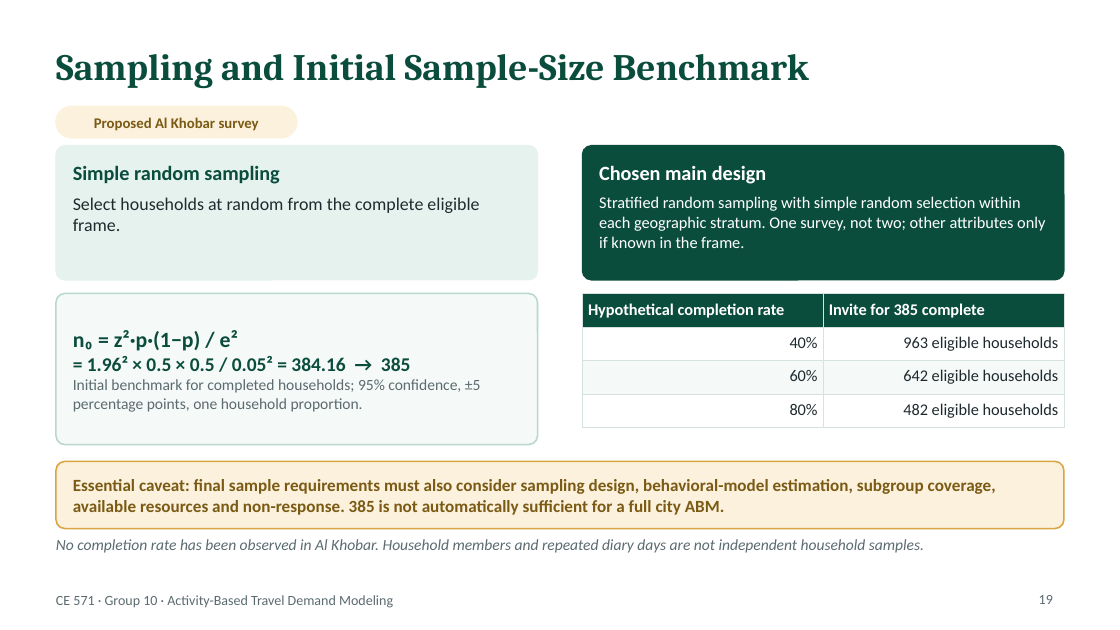
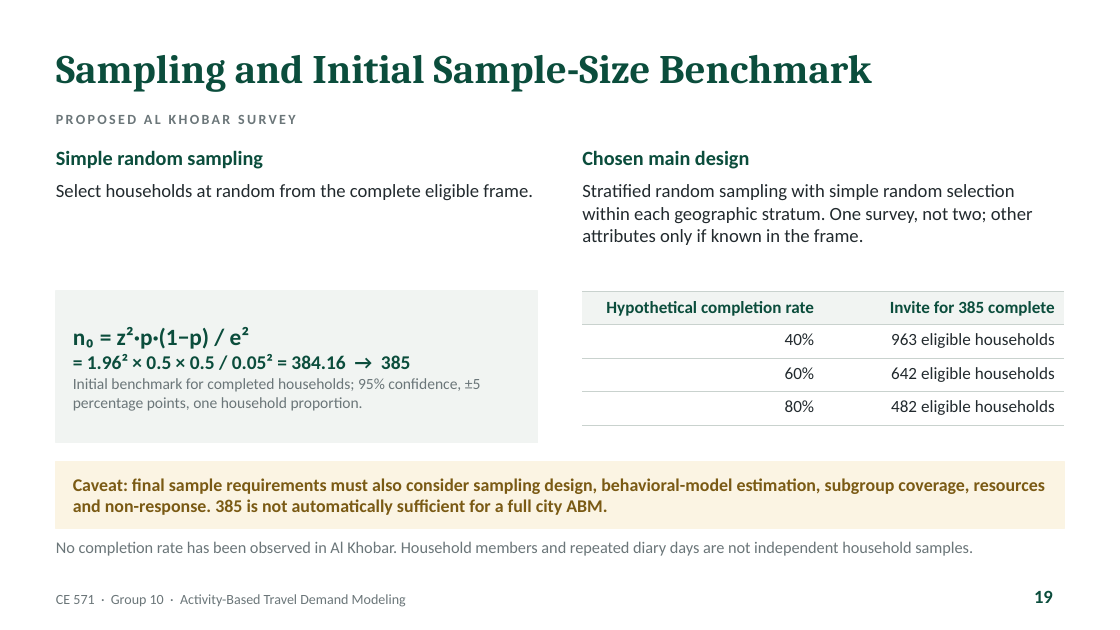
Before and after one commit to abdelmohdi/Claude, a slide deck: slide 19 of CE571_Group10_ABM_Presentation/CE571_Group10_Activity_Based_Travel_Demand_Modeling.pptx. Drawn at 1120x630 pixels with LibreOffice and Linux fonts; fonts in the diff are those of the drawing. Boxes give left, top, right and bottom in pixels: in the first picture for what was removed or moved away, otherwise in the second. Text is boxed around its words. In the diff, an @@ line names an element or a change of style, - is before the commit and + after.

```diff
--- a/CE571_Group10_ABM_Presentation/CE571_Group10_Activity_Based_Travel_Demand_Modeling.pptx
+++ b/CE571_Group10_ABM_Presentation/CE571_Group10_Activity_Based_Travel_Demand_Modeling.pptx
@@ title "Sampling and Initial Sample-Size Benchmark" at <box>56,55,872,92</box>: size 24 to 26 pt @@
@@ text at <box>56,115,296,124</box>: text changed; size 9.5 to 9 pt; text colour #7A5A14 to #6B7679 @@
-Proposed Al Khobar survey
+PROPOSED AL KHOBAR SURVEY
@@ rounded rectangle removed at <box>56,106,297,138</box> @@
@@ text "Simple random sampling": place and size @@
-text "Simple random sampling" at <box>73,165,280,184</box>
+text "Simple random sampling" at <box>56,150,263,169</box>
@@ text "Simple random sampling" at <box>56,150,263,169</box>: vertical alignment middle to top @@
@@ rounded rectangle removed at <box>56,146,538,280</box> @@
@@ text "Chosen main design": place and size @@
-text "Chosen main design" at <box>599,165,766,184</box>
+text "Chosen main design" at <box>582,150,749,169</box>
@@ text "Chosen main design" at <box>582,150,749,169</box>: text colour #FFFFFF to #0B4D3C; vertical alignment middle to top @@
@@ rounded rectangle removed at <box>582,146,1064,280</box> @@
@@ text "Select households at random from ...": place and size @@
-text "Select households at random from ..." at <box>73,197,479,231</box>
+text "Select households at random from ..." at <box>56,184,533,200</box>
@@ text "Select households at random from ..." at <box>56,184,533,200</box>: size 11.5 to 12 pt, text colour #1F2A2E to #222A2E @@
@@ text "Stratified random sampling with simple ...": place and size @@
-text "Stratified random sampling with simple ..." at <box>599,196,1045,248</box>
+text "Stratified random sampling with simple ..." at <box>582,184,1033,245</box>
@@ text "Stratified random sampling with simple ..." at <box>582,184,1033,245</box>: size 10.5 to 12 pt, text colour #FFFFFF to #222A2E @@
@@ rounded rectangle removed at <box>56,293,538,445</box> @@
@@ rectangle added at <box>56,291,538,442</box>, fill #F1F4F2, outline #F1F4F2 1 pt @@
@@ table at <box>582,291,1064,419</box> @@
@@ fill #0B4D3C to #F1F4F2 in row 1 @@
@@ fill #FFFFFF to none in 4 cells @@
@@ fill #F5F9F7 to none in row 3 @@
@@ size 10.5 to 11 pt @@
@@ text colour #FFFFFF to #0B4D3C in "Hypothetical completion rate", "Invite for 385 complete" @@
@@ text colour #1F2A2E to #222A2E in "40%", "963 eligible households", "60%", "642 eligible households" and 2 more places @@
@@ alignment left to right @@
@@ borders changed @@
@@ text at <box>73,327,481,411</box>: size 14 to 15 pt in "n₀ = z²·p·(1−p) / e²"; text colour #5B6B70 to #6B7679 in "Initial benchmark for completed households; 95% confidence, ..." @@
@@ rounded rectangle removed at <box>56,461,1064,529</box> @@
@@ rectangle added at <box>56,461,1064,529</box>, fill #FBF4E3, outline #FBF4E3 1 pt @@
@@ text at <box>73,478,1045,515</box>: text changed; size 11 to 11.5 pt @@
-Essential caveat: final sample requirements must also consider sampling design, behavioral-model estimation, subgroup coverage, available resources and non-response. 385 is not automatically sufficient for a full city ABM.
+Caveat: final sample requirements must also consider sampling design, behavioral-model estimation, subgroup coverage, resources and non-response. 385 is not automatically sufficient for a full city ABM.
@@ text "No completion rate has been ..." at <box>56,541,973,556</box>: size 10 to 10.5 pt, text colour #5B6B70 to #6B7679, italic off @@
@@ text "CE 571 · Group 10 ..." at <box>56,594,406,607</box>: text colour #5B6B70 to #6B7679 @@
@@ page number at <box>1034,590,1053,603</box>: size 9 to 12 pt, text colour #5B6B70 to #0B4D3C, bold on @@
```
Also in this commit, not shown: 52 other slides changed, 1 slide added, 1 other file.
